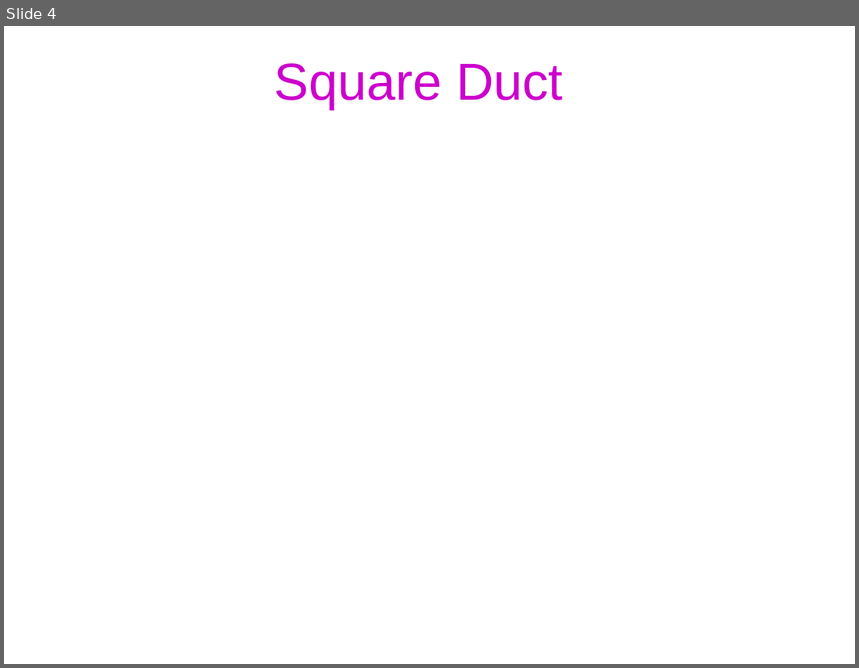
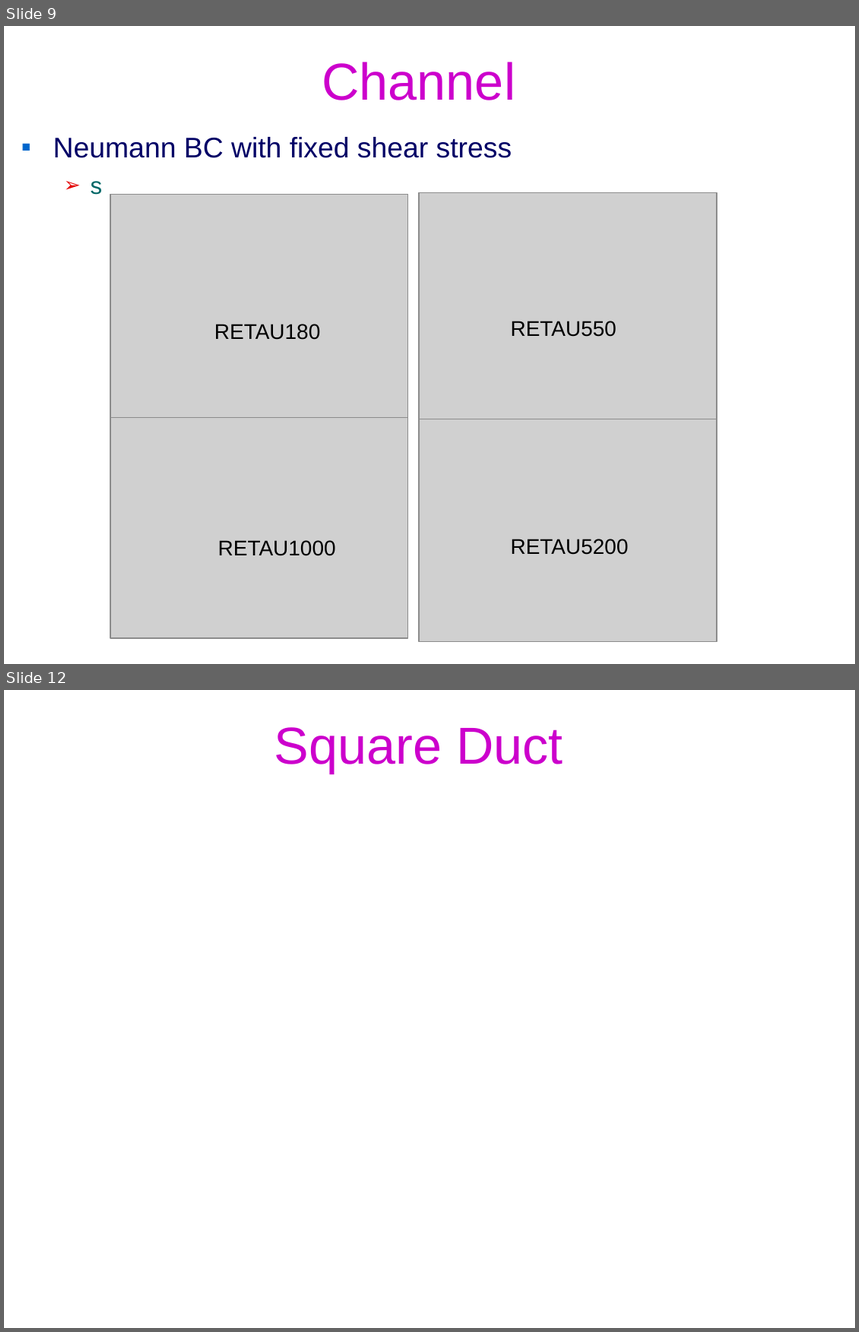
Before and after one commit to federicoVerolini/CaLES, a slide deck: docs/vv.pptx. Shown one above the other, each under a label of ours: slide 4 before the commit, slides 9 and 12 after it; the slides between them are not shown. The pictures are 859x668 and 859x1332 pixels, drawn with LibreOffice and Linux fonts; fonts in the diff are those of the drawing; grey boxes stand for pictures; background and template pictures are left out. Boxes give left, top, right and bottom in pixels: in the first picture for what was removed or moved away, otherwise in the second. Text is boxed around its words. In the diff, an @@ line names an element or a change of style, - is before the commit and + after.

```diff
--- a/docs/vv.pptx
+++ b/docs/vv.pptx
@@ slide 9 added at (4,26,855,664), background #FFFFFF @@
@@ title added at (322,62,515,100), 44 pt, text #CC00CC @@
+Channel
@@ text added at (53,137,512,195), 24 pt, text #000066 @@
+▪ Neumann BC with fixed shear stress
+  ➢ s
@@ picture added at (110,195,408,418) @@
@@ picture added at (420,193,718,419) @@
@@ text added at (511,321,617,337), 18 pt, text #000000 @@
+RETAU550
@@ text added at (215,324,320,340), 18 pt, text #000000 @@
+RETAU180
@@ picture added at (110,417,408,638) @@
@@ picture added at (420,419,718,642) @@
@@ text added at (218,541,336,556), 18 pt, text #000000 @@
+RETAU1000
@@ text added at (511,539,629,555), 18 pt, text #000000 @@
+RETAU5200
@@ what was slide 4 is now slide 12 @@
```
Also in this commit, not shown: 3 slides changed, 7 other slides added, 4 other files.
